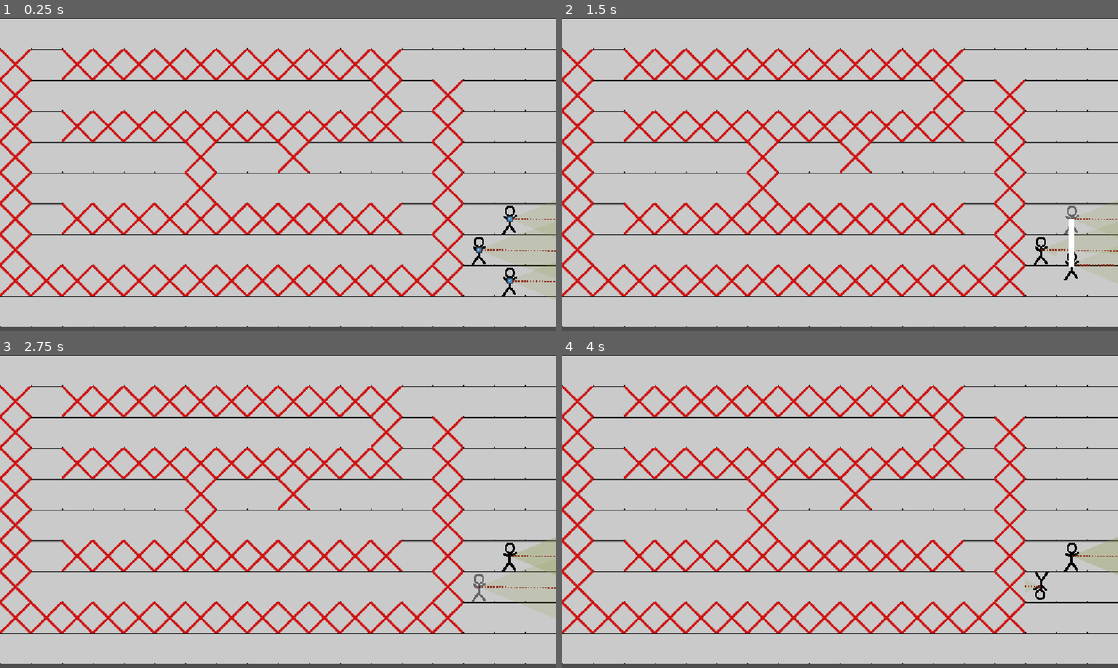
Above: before the commit, frames 1-4 (two rows, left to right).
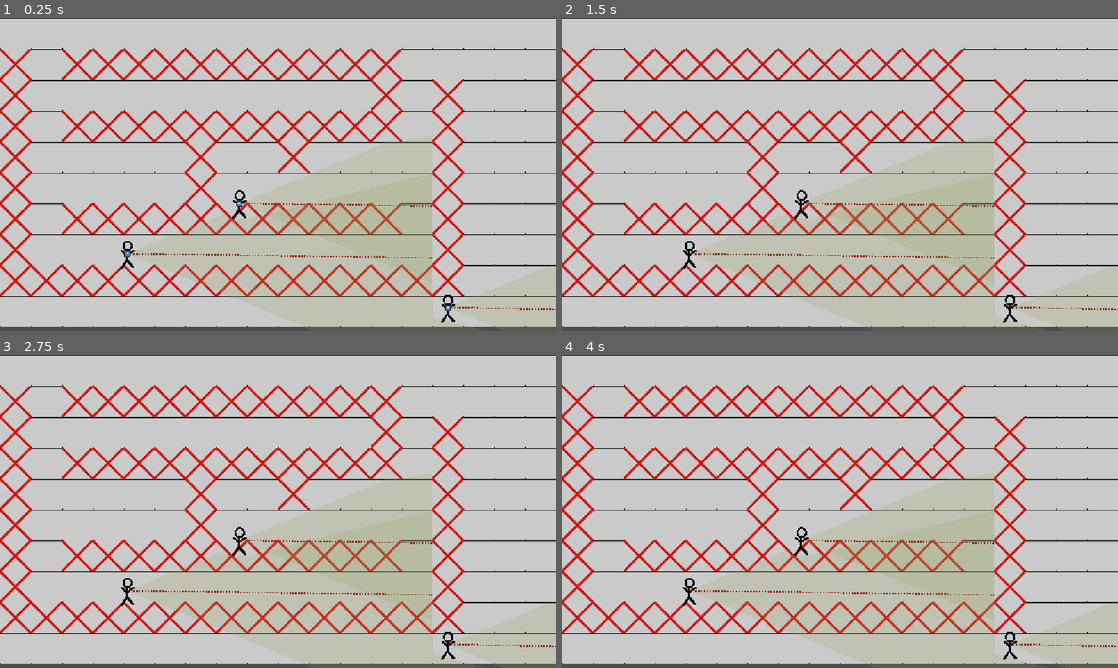
Above: after the commit, the same moments.

Repository: NevenIlincic/Tactical_Move
Game: Godot game, scene res://Scenes/Test_Scene.tscn
Same seed, same stepped clock (60 frames per second), same inputs: the game is played once before the commit and once after it. The engine's default icon, where the game draws it, is replaced by a stand-in: a white triangle on a blue panel in a dark square.
Inputs (mouse positions are in pixels of both pictures, inside the frame that each line leads up to):
- Up to frame 1 (0.25 s): no input
- Up to frame 2 (1.5 s): tap Enter at 0.5 s; move the mouse to (1073, 280) at 0.52 s; press the mouse at (1073, 280) at 0.53 s; tap W (reset_look_at_path) at 1.25 s; move the mouse to (1073, 218) at 1.27 s; release the mouse at (1073, 218) at 1.28 s; tap Space (move_confirm) at 1.35 s; click (1073, 218) at 1.42 s
- Up to frame 3 (2.75 s): move the mouse to (478, 586) at 2.02 s; tap Z (move_state) at 2.1 s; click (478, 586) at 2.17 s
- Up to frame 4 (4 s): tap Q (reset_path) at 2.75 s; move the mouse to (812, 574) at 2.77 s; right-click (812, 574) at 2.85 s; click (812, 574) at 2.92 s; tap Space (move_confirm) at 3.5 s; move the mouse to (1006, 558) at 3.52 s; press the mouse at (1006, 558) at 3.53 s

The runs differ from the first frame. In frame 1, 7.1% of the frame differs, in the area x 21-100%, y 49-99%; in frame 2, 7.2%; in frame 3, 7.4%; in frame 4, 7.3%.

Commit message:
[ADD] Engagement rules

Diff:
--- a/Scenes/Enemy/enemy.gd
+++ b/Scenes/Enemy/enemy.gd
@@ -2,6 +2,9 @@
 class_name Enemy
 
 var num_seen_by: int = 0
+
+func _process(delta: float) -> void:
+	global_position.x -= 10.0 * delta
 
 func _ready() -> void:
 	visible = false
--- a/Scenes/Test_Scene.tscn
+++ b/Scenes/Test_Scene.tscn
@@ -46,10 +46,11 @@
 [node name="Path_Line" type="Line2D" parent="." unique_id=780851806]
 
 [node name="Player" parent="." unique_id=1108589071 instance=ExtResource("4_10mtb")]
-position = Vector2(1056, 544)
+position = Vector2(264, 488)
 
 [node name="Player2" parent="." unique_id=2120155671 instance=ExtResource("4_10mtb")]
-position = Vector2(1056, 416)
+position = Vector2(928, 600)
+current_engagement_rule = 4
 
 [node name="StaticBody2D" type="StaticBody2D" parent="." unique_id=1702938192]
 position = Vector2(928, 288)
@@ -72,7 +73,7 @@
 shape = SubResource("RectangleShape2D_fhwqp")
 
 [node name="Player3" parent="." unique_id=1999289494 instance=ExtResource("4_10mtb")]
-position = Vector2(992, 480)
+position = Vector2(496, 384)
 
 [node name="Enemy" parent="." unique_id=1440065138 instance=ExtResource("5_svcn8")]
-position = Vector2(1024, 120)
+position = Vector2(1040, 32)
--- a/Scripts/Player/player.gd
+++ b/Scripts/Player/player.gd
@@ -11,17 +11,12 @@
 @onready var player_path_line: PlayerPathLine = $Player_Path_Line
 @onready var player_look_at_line: PlayerLookAtLine = $Player_Look_At_Line
 
-
-##PLAYER MOVES
+####PLAYER MOVES
 var num_available_steps: int = 50
 var num_steps_to_do: int = 0
 const SPEED: float = 250
 var is_enemy_spotted: bool = false
 @onready var look_at_position_sprite: Sprite2D = $Look_At_Position_Sprite
-
-###
-#VISION (FOW)
-@onready var vision_polygon: PlayerVision = $Vision_Polygon
 
 enum EngagementRules {
 	IGNORE, #Ignorise i nastavlja dalje
@@ -30,6 +25,13 @@
 	MOVE_AND_SHOT_IN_PASSING, #Nastavlja kretnju (ako postoji) i samo puca u vidokrugu (bez pracenja rotacijom)
 	MOVE_AND_SHOT_FOLLOWING # Nastavlja (ako postoji) i prati rotiranjem dok ne izgubi iz vidokruga
 }
+@export var current_engagement_rule: EngagementRules = EngagementRules.IGNORE
+
+var enemy_to_shoot: Enemy
+var follow_enemy_with_rotation: bool = false
+#####
+#VISION (FOW)
+@onready var vision_polygon: PlayerVision = $Vision_Polygon
 
 var rays: Array[RayCast2D] = []
 var point_to_look
@@ -39,7 +41,6 @@
 	player_path.append(global_position)
 	set_up_lines_data()
 	Signals.move_player.connect(move)
-	vision_polygon.setup_vision_rays()
 
 func set_up_lines_data():
 	player_path_line.add_point(global_position)
@@ -49,10 +50,22 @@
 func _physics_process(delta: float) -> void:
 	vision_polygon.update_vision()
 	if is_moving:
+		if enemy_to_shoot:
+			if follow_enemy_with_rotation:
+				set_point_to_look(enemy_to_shoot)
+
 		set_player_looking_at()
+		vision_polygon.update_vision()
 		move_player_look_at_line_start_position()
 		gradually_remove_path_line()
-
+		#if enemy_to_shoot:
+			##print("PUC PUC!")
+			#if follow_enemy_with_rotation:
+				#look_at(enemy_to_shoot.global_position)
+			#else:
+				#set_player_looking_at()
+		#else:
+			#set_player_looking_at()
 func gradually_remove_path_line():
 	if player_path_line.get_point_count() > 1:
 		player_path_line.set_point_position(0, global_position)
@@ -66,8 +79,10 @@
 	if point_to_look:
 		if check_is_point_to_look_vector():
 			look_at(point_to_look)
+			print(point_to_look)
 		else:
 			look_at(point_to_look.global_position)
+			print(point_to_look.global_position)
 
 func set_point_to_look(point):
 	point_to_look = point
@@ -105,27 +120,39 @@
 			func(weight: float): rotation = lerp_angle(start_angle, target_angle, weight),
 			0.0, 1.0, 0.15
 		)
+	else:
+		tween.kill()
 func do_movement(tween: Tween):
 	var current_position = global_position
-
-	for target_position in player_path:
-		var distance = current_position.distance_to(target_position)
-		var duration = distance / SPEED
-		tween.tween_property(self, "global_position", target_position, duration)
-
-
-		current_position = target_position
-
+	if len(player_path) > 1:
+		for target_position in player_path:
+			var distance = current_position.distance_to(target_position)
+			var duration = distance / SPEED
+			tween.tween_property(self, "global_position", target_position, duration)
+
+			current_position = target_position
+	else:
+		tween.kill()
+
+#Executes when player confirmes end moves
 func move(tile_map: TileMapLayer):
 	player_look_at_line.reset_path()
 	is_moving = true
 	#num_available_steps -= num_steps_to_do
-	var tween: Tween = create_tween()
-	do_initial_player_rotation(tween)
-	do_movement(tween)
-	await tween.finished
-
+	await do_actions()
 	on_move_finished()
+
+var rotation_tween: Tween
+var move_tween: Tween
+func do_actions():
+	rotation_tween = create_tween()
+	move_tween = create_tween()
+	do_initial_player_rotation(rotation_tween)
+	do_movement(move_tween)
+	if move_tween and move_tween.is_valid():
+		await move_tween.finished
+	if rotation_tween and rotation_tween.is_valid():
+		await rotation_tween.finished
 
 func on_move_finished():
 	is_moving = false
@@ -168,19 +195,36 @@
 
 	return total_length
 
-
+func on_engagement_action(enemy: Enemy):
+	match current_engagement_rule:
+		EngagementRules.IGNORE:
+			enemy_to_shoot = null
+			return
+		EngagementRules.STOP_AND_SHOT_IN_PASSING:
+			enemy_to_shoot = enemy
+			if move_tween and move_tween.is_valid():
+				move_tween.kill()
+		EngagementRules.STOP_AND_SHOT_FOLLOWING:
+			enemy_to_shoot = enemy
+			follow_enemy_with_rotation = true
+			if move_tween and move_tween.is_valid():
+				move_tween.kill()
+		EngagementRules.MOVE_AND_SHOT_IN_PASSING:
+			enemy_to_shoot = enemy
+			follow_enemy_with_rotation = false
+		EngagementRules.MOVE_AND_SHOT_FOLLOWING:
+			enemy_to_shoot = enemy
+			follow_enemy_with_rotation = true
+			#follow_enemy_with_rotation = true
 func _on_vision_area_area_entered(area: Area2D) -> void:
 	if area.is_in_group("enemy"):
 		var enemy: Enemy = area.get_parent()
-		set_point_to_look(enemy)
 		enemy.show_enemy()
-		var tween: Tween = create_tween()
-		do_initial_player_rotation(tween)
-		await tween.finished
-
+		on_engagement_action(enemy)
 
 func _on_vision_area_area_exited(area: Area2D) -> void:
 	if area.is_in_group("enemy"):
 		var enemy: Enemy = area.get_parent()
 		enemy.hide_enemy()
+		enemy_to_shoot = null
 		point_to_look = null
--- a/Scripts/Player/vision.gd
+++ b/Scripts/Player/vision.gd
@@ -15,6 +15,7 @@
 
 func _ready() -> void:
 	vision_center_line.add_point(Vector2.ZERO)
+	setup_vision_rays()
 
 func setup_vision_rays() -> void:
 	var half_fov = deg_to_rad(fov_degrees / 2.0)
@@ -31,7 +32,8 @@
 		rays.append(ray)
 
 func update_vision() -> void:
-	var points: PackedVector2Array = [Vector2.ZERO]
+	#var points: PackedVector2Array = [Vector2.ZERO]
+	var raw_points: Array[Vector2] = [Vector2.ZERO]
 	var half_fov = deg_to_rad(fov_degrees / 2.0)
 
 	for i in rays.size():
@@ -52,12 +54,20 @@
 		else:
 			current_point = ray.target_position
 
-		points.append(current_point)
+		#points.append(current_point)
+		if raw_points.back().distance_to(current_point) > 0.5:
+			raw_points.append(current_point)
 		if i == rays.size() / 2:
 			if vision_center_line.get_point_count() > 1:
 				vision_center_line.set_point_position(1, current_point)
 			else:
 				vision_center_line.add_point(current_point)
 
-	self.polygon = points
-	collision_polygon_2d.polygon = points
+	var points = PackedVector2Array(raw_points)
+	if points.size() > 3:
+		var triangles = Geometry2D.triangulate_polygon(points)
+		if not triangles.is_empty():
+			self.polygon = points
+			collision_polygon_2d.polygon = points
+		else:
+			pass
